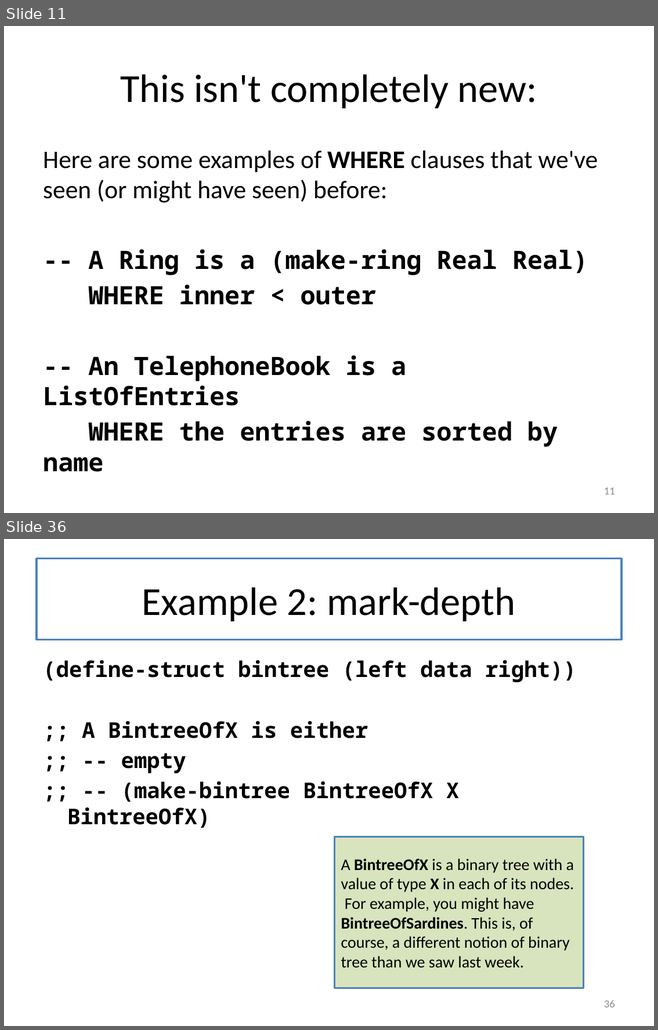
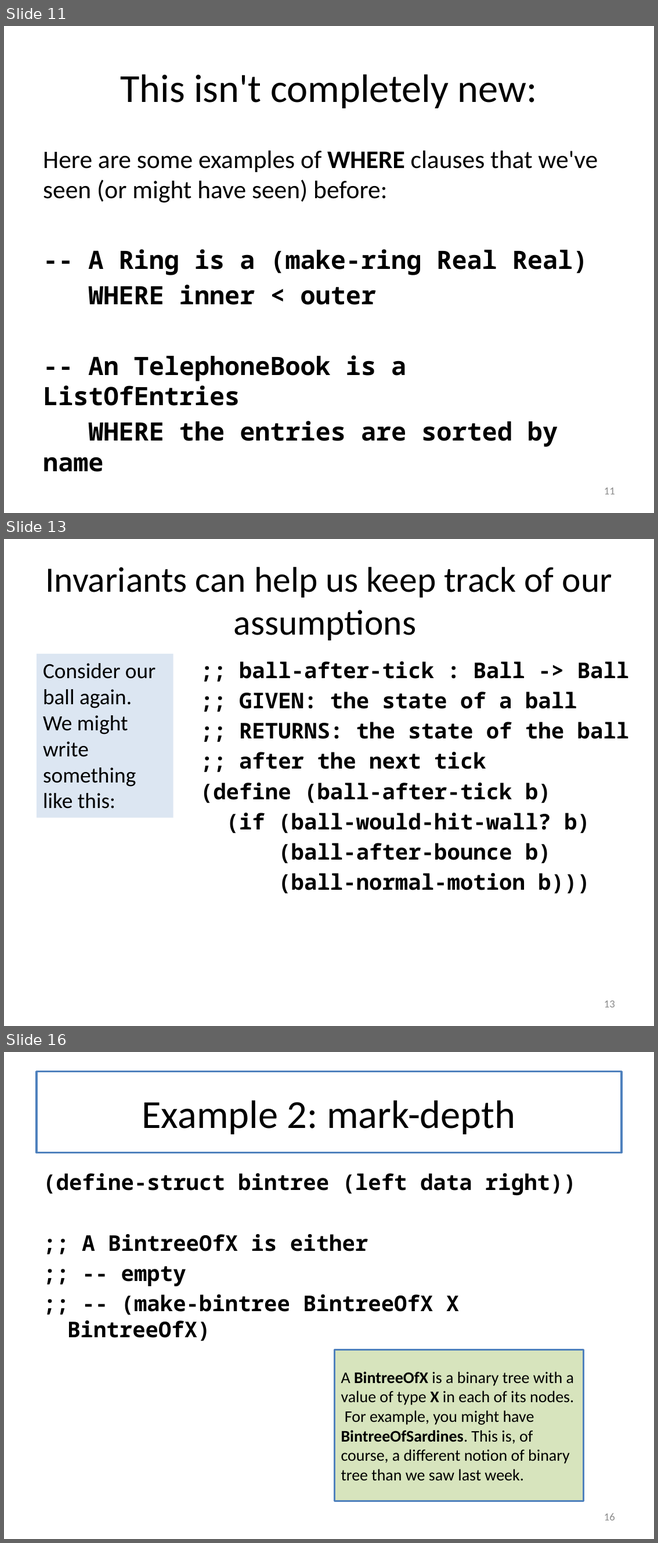
Before and after one commit to mwand/cs5010f17, a slide deck: Slides/Lesson 7.1-7.3 Invariants Combined.pptx. Shown one above the other, each under a label of ours: slides 11 and 36 before the commit, slides 11, 13 and 16 after it; the slides between them are not shown. The pictures are 658x1030 and 658x1543 pixels, drawn with LibreOffice and Linux fonts; fonts in the diff are those of the drawing. Boxes give left, top, right and bottom in pixels: in the first picture for what was removed or moved away, otherwise in the second. Text is boxed around its words. In the diff, an @@ line names an element or a change of style, - is before the commit and + after.

```diff
--- a/Slides/Lesson 7.1-7.3 Invariants Combined.pptx
+++ b/Slides/Lesson 7.1-7.3 Invariants Combined.pptx
@@ slide 13 added at [4, 539, 654, 1026], background #FFFFFF @@
@@ title added at [36, 559, 621, 640], fill #FFFFFF, outline #4F81BD 2 pt, 39.6 pt, text #000000 @@
+Invariants can help us keep track of our assumptions
@@ rectangle added at [36, 654, 173, 817], fill #DCE6F2, 24 pt, text #000000 @@
+Consider our ball again. We might write something like this:
@@ text added at [200, 661, 629, 894], 24 pt, text #000000, bold @@
+;; ball-after-tick : Ball -> Ball
+;; GIVEN: the state of a ball
+;; RETURNS: the state of the ball
+;; after the next tick
+(define (ball-after-tick b)
+(if (ball-would-hit-wall? b)
+(ball-after-bounce b)
+(ball-normal-motion b)))
@@ page number added at [604, 1001, 615, 1008], 12 pt, text #8C8C8C @@
+13
@@ what was slide 36 is now slide 16 @@
@@ page number at [604, 1513, 615, 1521]: text changed @@
-36
+16
```
Also in this commit, not shown: 3 slides changed, 6 other slides added.
